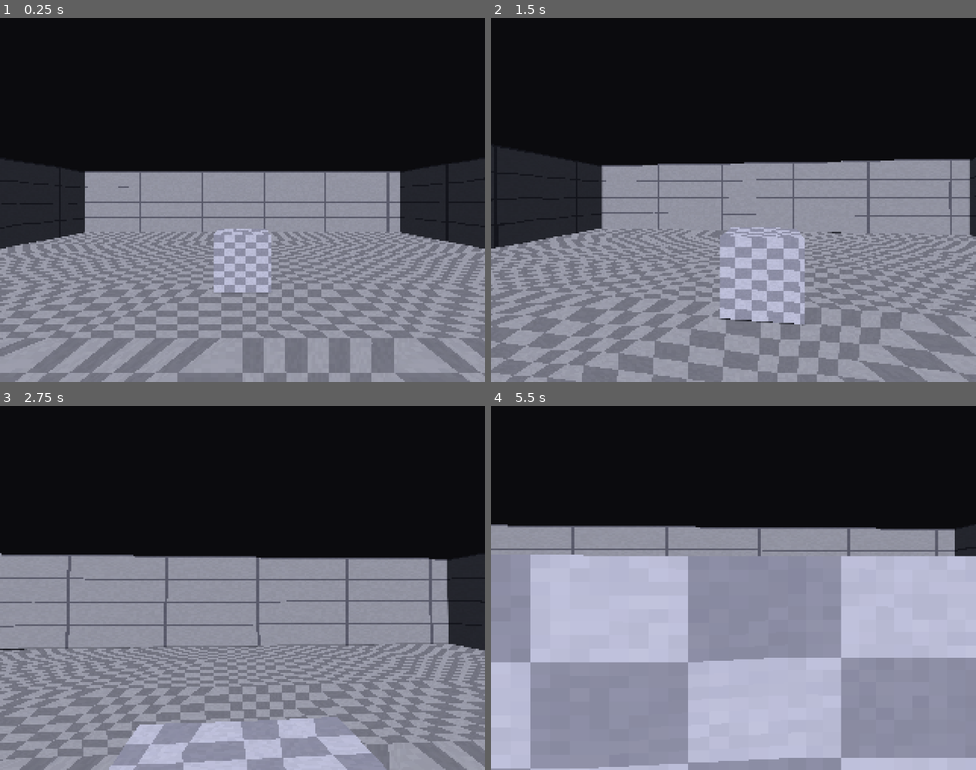
Above: before the commit, frames 1-4 (two rows, left to right).
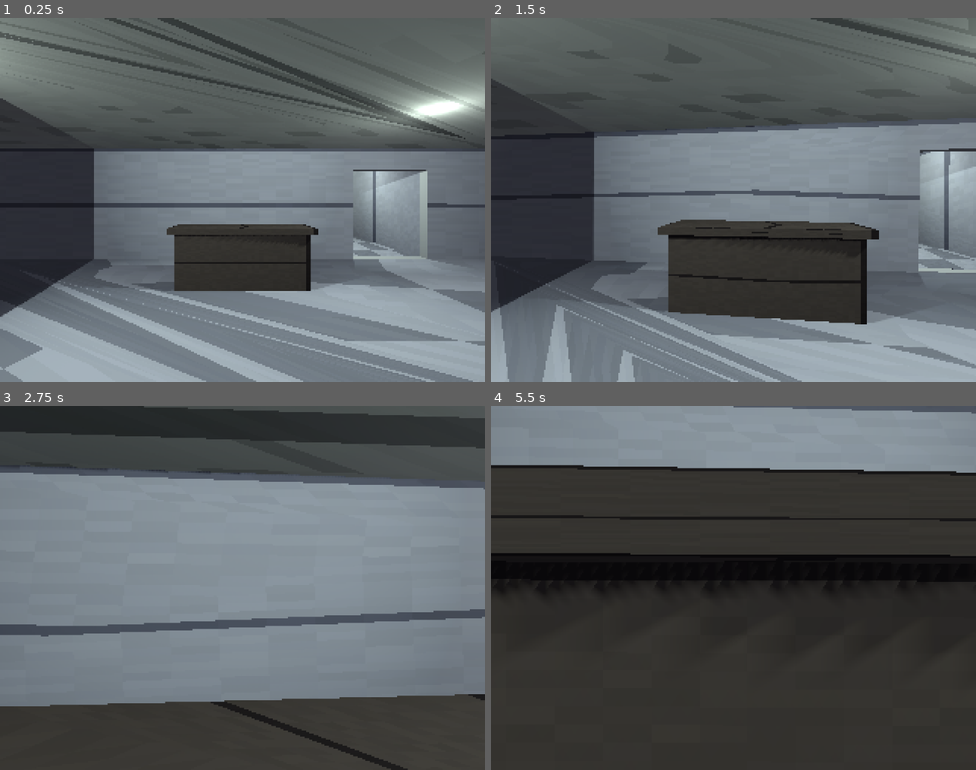
Above: after the commit, the same moments.

Repository: binRick/vacancy
Game: Godot game, scene res://scenes/Main.tscn
Two runs of this game, one before a commit and one after it. Both use one fixed random seed, a clock stepped at 60 frames per second and the inputs below.
Inputs (mouse positions are in pixels of both pictures, inside the frame that each line leads up to):
- Up to frame 1 (0.25 s): no input
- Up to frame 2 (1.5 s): tap Enter at 0.5 s; move the mouse to (757, 200) at 0.52 s; hold Ctrl (crouch) 0.53-1.28 s; hold W (move_forward) from 0.53 s (still down); move the mouse to (709, 200) at 1.27 s; tap E (interact) at 1.35 s
- Up to frame 3 (2.75 s): keep holding W (move_forward); move the mouse to (252, 580) at 2.02 s; hold Shift (walk_slow) from 2.03 s (still down)
- Up to frame 4 (5.5 s): keep holding W (move_forward); move the mouse to (728, 595) at 2.77 s; release Shift (walk_slow) at 2.78 s; tap Ctrl (crouch) at 2.85 s; move the mouse to (767, 591) at 3.52 s; hold E (interact) 3.53-4.28 s; tap Space at 4.25 s; move the mouse to (694, 584) at 4.27 s; tap Shift (walk_slow) at 4.35 s; tap Enter at 5 s; move the mouse to (738, 588) at 5.02 s; hold Ctrl (crouch) from 5.03 s (still down)

The runs differ from the first frame. In frame 1, 76% of the frame differs, in the area x 0-100%, y 0-100%; in frame 2, 76%; in frame 3, 75%; in frame 4, 98%.

Commit message:
Step 4: greybox Floor_Lobby with doors and elevator
- floors/FloorBase.tscn: reusable floor template (SpawnPoint/Geometry/
  Props/Lights contract for the floor_manager later)
- floors/Floor_Lobby.tscn: CSG greybox — lobby (reception desk, pillars,
  locked double-door entrance), corridor, office, storage room, all with
  ceilings; doorways cut via CSG subtraction; fluorescent omni lighting
- props/Door.tscn: hinged panel (AnimatableBody3D, ready to swing in step 5)
- props/Elevator.tscn: cab, sliding double doors, call panel, cab light
- New ceiling-tile texture in gen_textures.gd
- main.gd --pose=x,z,yaw dev flag to position the player for screenshots
- Main.tscn now boots into Floor_Lobby; interior lighting replaces the sun

Co-Authored-By: Claude Fable 5 <noreply@anthropic.com>

Diff:
--- a/scenes/Main.tscn
+++ b/scenes/Main.tscn
@@ -1,72 +1,15 @@
-[gd_scene load_steps=18 format=3]
+[gd_scene load_steps=5 format=3]
 
 [ext_resource type="Script" path="res://scripts/main.gd" id="1_main"]
 [ext_resource type="PackedScene" path="res://scenes/Player.tscn" id="2_player"]
-[ext_resource type="Shader" path="res://shaders/psx_vertex_snap.gdshader" id="3_psx"]
-[ext_resource type="Texture2D" path="res://assets/checker.png" id="4_checker"]
-[ext_resource type="Texture2D" path="res://assets/panel.png" id="5_panel"]
+[ext_resource type="PackedScene" path="res://scenes/floors/Floor_Lobby.tscn" id="3_lobby"]
 
 [sub_resource type="Environment" id="Environment_main"]
 background_mode = 1
-background_color = Color(0.043, 0.043, 0.055, 1)
+background_color = Color(0.02, 0.02, 0.025, 1)
 ambient_light_source = 2
 ambient_light_color = Color(0.6, 0.62, 0.68, 1)
-ambient_light_energy = 0.25
-
-[sub_resource type="ShaderMaterial" id="Material_floor"]
-shader = ExtResource("3_psx")
-shader_parameter/albedo_color = Color(1, 1, 1, 1)
-shader_parameter/albedo_texture = ExtResource("4_checker")
-shader_parameter/uv_scale = Vector2(10, 10)
-shader_parameter/snap_resolution = Vector2(320, 240)
-shader_parameter/affine = 1.0
-
-[sub_resource type="ShaderMaterial" id="Material_wall"]
-shader = ExtResource("3_psx")
-shader_parameter/albedo_color = Color(1, 1, 1, 1)
-shader_parameter/albedo_texture = ExtResource("5_panel")
-shader_parameter/uv_scale = Vector2(8, 2)
-shader_parameter/snap_resolution = Vector2(320, 240)
-shader_parameter/affine = 1.0
-
-[sub_resource type="ShaderMaterial" id="Material_cube"]
-shader = ExtResource("3_psx")
-shader_parameter/albedo_color = Color(1.2, 1.2, 1.25, 1)
-shader_parameter/albedo_texture = ExtResource("4_checker")
-shader_parameter/uv_scale = Vector2(2, 2)
-shader_parameter/snap_resolution = Vector2(320, 240)
-shader_parameter/affine = 1.0
-
-[sub_resource type="BoxMesh" id="BoxMesh_cube"]
-subdivide_width = 1
-subdivide_height = 1
-subdivide_depth = 1
-
-[sub_resource type="BoxShape3D" id="BoxShape_cube"]
-
-[sub_resource type="PlaneMesh" id="PlaneMesh_floor"]
-size = Vector2(20, 20)
-subdivide_width = 9
-subdivide_depth = 9
-
-[sub_resource type="BoxShape3D" id="BoxShape_floor"]
-size = Vector3(20, 0.2, 20)
-
-[sub_resource type="BoxMesh" id="BoxMesh_wall_ns"]
-size = Vector3(16.3, 3, 0.3)
-subdivide_width = 7
-subdivide_height = 2
-
-[sub_resource type="BoxShape3D" id="BoxShape_wall_ns"]
-size = Vector3(16.3, 3, 0.3)
-
-[sub_resource type="BoxMesh" id="BoxMesh_wall_ew"]
-size = Vector3(0.3, 3, 16.3)
-subdivide_height = 2
-subdivide_depth = 7
-
-[sub_resource type="BoxShape3D" id="BoxShape_wall_ew"]
-size = Vector3(0.3, 3, 16.3)
+ambient_light_energy = 0.35
 
 [node name="Main" type="Node"]
 script = ExtResource("1_main")
@@ -80,72 +23,10 @@
 [node name="WorldEnvironment" type="WorldEnvironment" parent="SubViewport/World"]
 environment = SubResource("Environment_main")
 
-[node name="DirectionalLight3D" type="DirectionalLight3D" parent="SubViewport/World"]
-transform = Transform3D(1, 0, 0, 0, 0.707107, 0.707107, 0, -0.707107, 0.707107, 0, 6, 4)
-shadow_enabled = true
+[node name="Floor_Lobby" parent="SubViewport/World" instance=ExtResource("3_lobby")]
 
 [node name="Player" parent="SubViewport/World" instance=ExtResource("2_player")]
-transform = Transform3D(1, 0, 0, 0, 1, 0, 0, 0, 1, 0, 0.1, 5)
-
-[node name="Floor" type="StaticBody3D" parent="SubViewport/World"]
-
-[node name="Mesh" type="MeshInstance3D" parent="SubViewport/World/Floor"]
-mesh = SubResource("PlaneMesh_floor")
-surface_material_override/0 = SubResource("Material_floor")
-
-[node name="Collision" type="CollisionShape3D" parent="SubViewport/World/Floor"]
-transform = Transform3D(1, 0, 0, 0, 1, 0, 0, 0, 1, 0, -0.1, 0)
-shape = SubResource("BoxShape_floor")
-
-[node name="Cube" type="StaticBody3D" parent="SubViewport/World"]
-transform = Transform3D(1, 0, 0, 0, 1, 0, 0, 0, 1, 0, 0.5, 0)
-
-[node name="Mesh" type="MeshInstance3D" parent="SubViewport/World/Cube"]
-mesh = SubResource("BoxMesh_cube")
-surface_material_override/0 = SubResource("Material_cube")
-
-[node name="Collision" type="CollisionShape3D" parent="SubViewport/World/Cube"]
-shape = SubResource("BoxShape_cube")
-
-[node name="WallN" type="StaticBody3D" parent="SubViewport/World"]
-transform = Transform3D(1, 0, 0, 0, 1, 0, 0, 0, 1, 0, 1.5, -8)
-
-[node name="Mesh" type="MeshInstance3D" parent="SubViewport/World/WallN"]
-mesh = SubResource("BoxMesh_wall_ns")
-surface_material_override/0 = SubResource("Material_wall")
-
-[node name="Collision" type="CollisionShape3D" parent="SubViewport/World/WallN"]
-shape = SubResource("BoxShape_wall_ns")
-
-[node name="WallS" type="StaticBody3D" parent="SubViewport/World"]
-transform = Transform3D(1, 0, 0, 0, 1, 0, 0, 0, 1, 0, 1.5, 8)
-
-[node name="Mesh" type="MeshInstance3D" parent="SubViewport/World/WallS"]
-mesh = SubResource("BoxMesh_wall_ns")
-surface_material_override/0 = SubResource("Material_wall")
-
-[node name="Collision" type="CollisionShape3D" parent="SubViewport/World/WallS"]
-shape = SubResource("BoxShape_wall_ns")
-
-[node name="WallE" type="StaticBody3D" parent="SubViewport/World"]
-transform = Transform3D(1, 0, 0, 0, 1, 0, 0, 0, 1, 8, 1.5, 0)
-
-[node name="Mesh" type="MeshInstance3D" parent="SubViewport/World/WallE"]
-mesh = SubResource("BoxMesh_wall_ew")
-surface_material_override/0 = SubResource("Material_wall")
-
-[node name="Collision" type="CollisionShape3D" parent="SubViewport/World/WallE"]
-shape = SubResource("BoxShape_wall_ew")
-
-[node name="WallW" type="StaticBody3D" parent="SubViewport/World"]
-transform = Transform3D(1, 0, 0, 0, 1, 0, 0, 0, 1, -8, 1.5, 0)
-
-[node name="Mesh" type="MeshInstance3D" parent="SubViewport/World/WallW"]
-mesh = SubResource("BoxMesh_wall_ew")
-surface_material_override/0 = SubResource("Material_wall")
-
-[node name="Collision" type="CollisionShape3D" parent="SubViewport/World/WallW"]
-shape = SubResource("BoxShape_wall_ew")
+transform = Transform3D(1, 0, 0, 0, 1, 0, 0, 0, 1, 0, 0.1, 3)
 
 [node name="Screen" type="TextureRect" parent="."]
 texture_filter = 1
--- /dev/null
+++ b/scenes/floors/FloorBase.tscn
@@ -0,0 +1,11 @@
+[gd_scene format=3]
+
+[node name="FloorBase" type="Node3D"]
+
+[node name="SpawnPoint" type="Marker3D" parent="."]
+
+[node name="Geometry" type="Node3D" parent="."]
+
+[node name="Props" type="Node3D" parent="."]
+
+[node name="Lights" type="Node3D" parent="."]
--- /dev/null
+++ b/scenes/floors/Floor_Lobby.tscn
@@ -0,0 +1,262 @@
+[gd_scene load_steps=12 format=3]
+
+[ext_resource type="PackedScene" path="res://scenes/floors/FloorBase.tscn" id="1_base"]
+[ext_resource type="Shader" path="res://shaders/psx_vertex_snap.gdshader" id="2_psx"]
+[ext_resource type="Texture2D" path="res://assets/checker.png" id="3_checker"]
+[ext_resource type="Texture2D" path="res://assets/panel.png" id="4_panel"]
+[ext_resource type="Texture2D" path="res://assets/ceiling.png" id="5_ceiling"]
+[ext_resource type="PackedScene" path="res://scenes/props/Door.tscn" id="6_door"]
+[ext_resource type="PackedScene" path="res://scenes/props/Elevator.tscn" id="7_elevator"]
+
+[sub_resource type="ShaderMaterial" id="Material_floor"]
+shader = ExtResource("2_psx")
+shader_parameter/albedo_color = Color(1, 1, 1, 1)
+shader_parameter/albedo_texture = ExtResource("3_checker")
+shader_parameter/uv_scale = Vector2(0.5, 0.5)
+shader_parameter/snap_resolution = Vector2(320, 240)
+shader_parameter/affine = 1.0
+
+[sub_resource type="ShaderMaterial" id="Material_wall"]
+shader = ExtResource("2_psx")
+shader_parameter/albedo_color = Color(1, 1, 1, 1)
+shader_parameter/albedo_texture = ExtResource("4_panel")
+shader_parameter/uv_scale = Vector2(0.5, 0.5)
+shader_parameter/snap_resolution = Vector2(320, 240)
+shader_parameter/affine = 1.0
+
+[sub_resource type="ShaderMaterial" id="Material_ceiling"]
+shader = ExtResource("2_psx")
+shader_parameter/albedo_color = Color(1, 1, 1, 1)
+shader_parameter/albedo_texture = ExtResource("5_ceiling")
+shader_parameter/uv_scale = Vector2(0.5, 0.5)
+shader_parameter/snap_resolution = Vector2(320, 240)
+shader_parameter/affine = 1.0
+
+[sub_resource type="ShaderMaterial" id="Material_desk"]
+shader = ExtResource("2_psx")
+shader_parameter/albedo_color = Color(0.55, 0.5, 0.45, 1)
+shader_parameter/albedo_texture = ExtResource("4_panel")
+shader_parameter/uv_scale = Vector2(0.5, 0.5)
+shader_parameter/snap_resolution = Vector2(320, 240)
+shader_parameter/affine = 1.0
+
+[node name="Floor_Lobby" instance=ExtResource("1_base")]
+
+[node name="SpawnPoint" parent="." index="0"]
+transform = Transform3D(1, 0, 0, 0, 1, 0, 0, 0, 1, 0, 0.1, 3)
+
+[node name="Lobby" type="CSGCombiner3D" parent="Geometry"]
+use_collision = true
+
+[node name="Floor" type="CSGBox3D" parent="Geometry/Lobby"]
+transform = Transform3D(1, 0, 0, 0, 1, 0, 0, 0, 1, 0, -0.15, 0)
+size = Vector3(14.6, 0.3, 8.6)
+material = SubResource("Material_floor")
+
+[node name="Ceiling" type="CSGBox3D" parent="Geometry/Lobby"]
+transform = Transform3D(1, 0, 0, 0, 1, 0, 0, 0, 1, 0, 3.15, 0)
+size = Vector3(14.6, 0.3, 8.6)
+material = SubResource("Material_ceiling")
+
+[node name="WallN" type="CSGBox3D" parent="Geometry/Lobby"]
+transform = Transform3D(1, 0, 0, 0, 1, 0, 0, 0, 1, 0, 1.5, -4.15)
+size = Vector3(14.6, 3, 0.3)
+material = SubResource("Material_wall")
+
+[node name="WallS" type="CSGBox3D" parent="Geometry/Lobby"]
+transform = Transform3D(1, 0, 0, 0, 1, 0, 0, 0, 1, 0, 1.5, 4.15)
+size = Vector3(14.6, 3, 0.3)
+material = SubResource("Material_wall")
+
+[node name="WallE" type="CSGBox3D" parent="Geometry/Lobby"]
+transform = Transform3D(1, 0, 0, 0, 1, 0, 0, 0, 1, 7.15, 1.5, 0)
+size = Vector3(0.3, 3, 8.6)
+material = SubResource("Material_wall")
+
+[node name="WallW" type="CSGBox3D" parent="Geometry/Lobby"]
+transform = Transform3D(1, 0, 0, 0, 1, 0, 0, 0, 1, -7.15, 1.5, 0)
+size = Vector3(0.3, 3, 8.6)
+material = SubResource("Material_wall")
+
+[node name="Pillar1" type="CSGBox3D" parent="Geometry/Lobby"]
+transform = Transform3D(1, 0, 0, 0, 1, 0, 0, 0, 1, -3.5, 1.5, 0)
+size = Vector3(0.5, 3, 0.5)
+material = SubResource("Material_wall")
+
+[node name="Pillar2" type="CSGBox3D" parent="Geometry/Lobby"]
+transform = Transform3D(1, 0, 0, 0, 1, 0, 0, 0, 1, 3.5, 1.5, 0)
+size = Vector3(0.5, 3, 0.5)
+material = SubResource("Material_wall")
+
+[node name="DeskBase" type="CSGBox3D" parent="Geometry/Lobby"]
+transform = Transform3D(1, 0, 0, 0, 1, 0, 0, 0, 1, 0, 0.5, -2)
+size = Vector3(2.4, 1, 0.8)
+material = SubResource("Material_desk")
+
+[node name="DeskTop" type="CSGBox3D" parent="Geometry/Lobby"]
+transform = Transform3D(1, 0, 0, 0, 1, 0, 0, 0, 1, 0, 1.05, -2)
+size = Vector3(2.6, 0.1, 1)
+material = SubResource("Material_desk")
+
+[node name="CutCorridor" type="CSGBox3D" parent="Geometry/Lobby"]
+operation = 2
+transform = Transform3D(1, 0, 0, 0, 1, 0, 0, 0, 1, 4, 1.21, -4.15)
+size = Vector3(2, 2.4, 1)
+
+[node name="CutEntrance" type="CSGBox3D" parent="Geometry/Lobby"]
+operation = 2
+transform = Transform3D(1, 0, 0, 0, 1, 0, 0, 0, 1, 0, 1.11, 4.15)
+size = Vector3(2, 2.2, 1)
+
+[node name="CutStorage" type="CSGBox3D" parent="Geometry/Lobby"]
+operation = 2
+transform = Transform3D(1, 0, 0, 0, 1, 0, 0, 0, 1, -7.15, 1.11, 0)
+size = Vector3(1, 2.2, 1)
+
+[node name="Corridor" type="CSGCombiner3D" parent="Geometry"]
+use_collision = true
+
+[node name="Floor" type="CSGBox3D" parent="Geometry/Corridor"]
+transform = Transform3D(1, 0, 0, 0, 1, 0, 0, 0, 1, 4, -0.15, -8.3)
+size = Vector3(2.6, 0.3, 8)
+material = SubResource("Material_floor")
+
+[node name="Ceiling" type="CSGBox3D" parent="Geometry/Corridor"]
+transform = Transform3D(1, 0, 0, 0, 1, 0, 0, 0, 1, 4, 3.15, -8.3)
+size = Vector3(2.6, 0.3, 8)
+material = SubResource("Material_ceiling")
+
+[node name="WallW" type="CSGBox3D" parent="Geometry/Corridor"]
+transform = Transform3D(1, 0, 0, 0, 1, 0, 0, 0, 1, 2.85, 1.5, -8.3)
+size = Vector3(0.3, 3, 8)
+material = SubResource("Material_wall")
+
+[node name="WallE" type="CSGBox3D" parent="Geometry/Corridor"]
+transform = Transform3D(1, 0, 0, 0, 1, 0, 0, 0, 1, 5.15, 1.5, -8.3)
+size = Vector3(0.3, 3, 8)
+material = SubResource("Material_wall")
+
+[node name="WallEnd" type="CSGBox3D" parent="Geometry/Corridor"]
+transform = Transform3D(1, 0, 0, 0, 1, 0, 0, 0, 1, 4, 1.5, -12.45)
+size = Vector3(3.2, 3, 0.3)
+material = SubResource("Material_wall")
+
+[node name="CutOffice" type="CSGBox3D" parent="Geometry/Corridor"]
+operation = 2
+transform = Transform3D(1, 0, 0, 0, 1, 0, 0, 0, 1, 2.85, 1.11, -8)
+size = Vector3(0.8, 2.2, 1)
+
+[node name="CutElevator" type="CSGBox3D" parent="Geometry/Corridor"]
+operation = 2
+transform = Transform3D(1, 0, 0, 0, 1, 0, 0, 0, 1, 4, 1.21, -12.45)
+size = Vector3(1.4, 2.4, 0.8)
+
+[node name="Office" type="CSGCombiner3D" parent="Geometry"]
+use_collision = true
+
+[node name="Floor" type="CSGBox3D" parent="Geometry/Office"]
+transform = Transform3D(1, 0, 0, 0, 1, 0, 0, 0, 1, 0.7, -0.15, -8)
+size = Vector3(4, 0.3, 3.6)
+material = SubResource("Material_floor")
+
+[node name="Ceiling" type="CSGBox3D" parent="Geometry/Office"]
+transform = Transform3D(1, 0, 0, 0, 1, 0, 0, 0, 1, 0.7, 3.15, -8)
+size = Vector3(4, 0.3, 3.6)
+material = SubResource("Material_ceiling")
+
+[node name="WallN" type="CSGBox3D" parent="Geometry/Office"]
+transform = Transform3D(1, 0, 0, 0, 1, 0, 0, 0, 1, 0.7, 1.5, -9.65)
+size = Vector3(4, 3, 0.3)
+material = SubResource("Material_wall")
+
+[node name="WallS" type="CSGBox3D" parent="Geometry/Office"]
+transform = Transform3D(1, 0, 0, 0, 1, 0, 0, 0, 1, 0.7, 1.5, -6.35)
+size = Vector3(4, 3, 0.3)
+material = SubResource("Material_wall")
+
+[node name="WallW" type="CSGBox3D" parent="Geometry/Office"]
+transform = Transform3D(1, 0, 0, 0, 1, 0, 0, 0, 1, -1.15, 1.5, -8)
+size = Vector3(0.3, 3, 3.6)
+material = SubResource("Material_wall")
+
+[node name="Storage" type="CSGCombiner3D" parent="Geometry"]
+use_collision = true
+
+[node name="Floor" type="CSGBox3D" parent="Geometry/Storage"]
+transform = Transform3D(1, 0, 0, 0, 1, 0, 0, 0, 1, -9.05, -0.15, 0)
+size = Vector3(3.5, 0.3, 3.6)
+material = SubResource("Material_floor")
+
+[node name="Ceiling" type="CSGBox3D" parent="Geometry/Storage"]
+transform = Transform3D(1, 0, 0, 0, 1, 0, 0, 0, 1, -9.05, 3.15, 0)
+size = Vector3(3.5, 0.3, 3.6)
+material = SubResource("Material_ceiling")
+
+[node name="WallN" type="CSGBox3D" parent="Geometry/Storage"]
+transform = Transform3D(1, 0, 0, 0, 1, 0, 0, 0, 1, -9.05, 1.5, -1.65)
+size = Vector3(3.5, 3, 0.3)
+material = SubResource("Material_wall")
+
+[node name="WallS" type="CSGBox3D" parent="Geometry/Storage"]
+transform = Transform3D(1, 0, 0, 0, 1, 0, 0, 0, 1, -9.05, 1.5, 1.65)
+size = Vector3(3.5, 3, 0.3)
+material = SubResource("Material_wall")
+
+[node name="WallW" type="CSGBox3D" parent="Geometry/Storage"]
+transform = Transform3D(1, 0, 0, 0, 1, 0, 0, 0, 1, -10.65, 1.5, 0)
+size = Vector3(0.3, 3, 3.6)
+material = SubResource("Material_wall")
+
+[node name="ExitDoorL" parent="Props" instance=ExtResource("6_door")]
+transform = Transform3D(1, 0, 0, 0, 1, 0, 0, 0, 1, -0.5, 0.01, 4.15)
+
+[node name="ExitDoorR" parent="Props" instance=ExtResource("6_door")]
+transform = Transform3D(1, 0, 0, 0, 1, 0, 0, 0, 1, 0.5, 0.01, 4.15)
+
+[node name="StorageDoor" parent="Props" instance=ExtResource("6_door")]
+transform = Transform3D(0, 0, 1, 0, 1, 0, -1, 0, 0, -7.15, 0.01, 0)
+
+[node name="OfficeDoor" parent="Props" instance=ExtResource("6_door")]
+transform = Transform3D(0, 0, 1, 0, 1, 0, -1, 0, 0, 2.85, 0.01, -8)
+
+[node name="Elevator" parent="Props" instance=ExtResource("7_elevator")]
+transform = Transform3D(1, 0, 0, 0, 1, 0, 0, 0, 1, 4, 0.01, -12.45)
+
+[node name="LobbyLight1" type="OmniLight3D" parent="Lights"]
+transform = Transform3D(1, 0, 0, 0, 1, 0, 0, 0, 1, -3, 2.8, 1)
+light_color = Color(0.92, 1, 0.95, 1)
+light_energy = 1.5
+shadow_enabled = true
+omni_range = 8.0
+
+[node name="LobbyLight2" type="OmniLight3D" parent="Lights"]
+transform = Transform3D(1, 0, 0, 0, 1, 0, 0, 0, 1, 3, 2.8, -1)
+light_color = Color(0.92, 1, 0.95, 1)
+light_energy = 1.5
+shadow_enabled = true
+omni_range = 8.0
+
+[node name="CorridorLight1" type="OmniLight3D" parent="Lights"]
+transform = Transform3D(1, 0, 0, 0, 1, 0, 0, 0, 1, 4, 2.8, -6.5)
+light_color = Color(0.92, 1, 0.95, 1)
+light_energy = 1.2
+shadow_enabled = true
+omni_range = 5.0
+
+[node name="CorridorLight2" type="OmniLight3D" parent="Lights"]
+transform = Transform3D(1, 0, 0, 0, 1, 0, 0, 0, 1, 4, 2.8, -10.5)
+light_color = Color(0.92, 1, 0.95, 1)
+light_energy = 1.2
+omni_range = 5.0
+
+[node name="OfficeLight" type="OmniLight3D" parent="Lights"]
+transform = Transform3D(1, 0, 0, 0, 1, 0, 0, 0, 1, 0.7, 2.8, -8)
+light_color = Color(0.92, 1, 0.95, 1)
+light_energy = 1.0
+omni_range = 6.0
+
+[node name="StorageLight" type="OmniLight3D" parent="Lights"]
+transform = Transform3D(1, 0, 0, 0, 1, 0, 0, 0, 1, -9, 2.8, 0)
+light_color = Color(1, 0.95, 0.85, 1)
+light_energy = 0.7
+omni_range = 5.0
--- /dev/null
+++ b/scenes/props/Door.tscn
@@ -0,0 +1,33 @@
+[gd_scene load_steps=5 format=3]
+
+[ext_resource type="Shader" path="res://shaders/psx_vertex_snap.gdshader" id="1_psx"]
+[ext_resource type="Texture2D" path="res://assets/panel.png" id="2_panel"]
+
+[sub_resource type="ShaderMaterial" id="Material_door"]
+shader = ExtResource("1_psx")
+shader_parameter/albedo_color = Color(0.5, 0.42, 0.36, 1)
+shader_parameter/albedo_texture = ExtResource("2_panel")
+shader_parameter/uv_scale = Vector2(1, 1)
+shader_parameter/snap_resolution = Vector2(320, 240)
+shader_parameter/affine = 1.0
+
+[sub_resource type="BoxMesh" id="BoxMesh_panel"]
+size = Vector3(0.9, 2.1, 0.06)
+
+[sub_resource type="BoxShape3D" id="BoxShape_panel"]
+size = Vector3(0.9, 2.1, 0.06)
+
+[node name="Door" type="Node3D"]
+
+[node name="Hinge" type="Node3D" parent="."]
+transform = Transform3D(1, 0, 0, 0, 1, 0, 0, 0, 1, -0.45, 0, 0)
+
+[node name="Panel" type="AnimatableBody3D" parent="Hinge"]
+transform = Transform3D(1, 0, 0, 0, 1, 0, 0, 0, 1, 0.45, 1.05, 0)
+
+[node name="Mesh" type="MeshInstance3D" parent="Hinge/Panel"]
+mesh = SubResource("BoxMesh_panel")
+surface_material_override/0 = SubResource("Material_door")
+
+[node name="Collision" type="CollisionShape3D" parent="Hinge/Panel"]
+shape = SubResource("BoxShape_panel")
--- /dev/null
+++ b/scenes/props/Elevator.tscn
@@ -0,0 +1,88 @@
+[gd_scene load_steps=7 format=3]
+
+[ext_resource type="Shader" path="res://shaders/psx_vertex_snap.gdshader" id="1_psx"]
+[ext_resource type="Texture2D" path="res://assets/panel.png" id="2_panel"]
+
+[sub_resource type="ShaderMaterial" id="Material_cab"]
+shader = ExtResource("1_psx")
+shader_parameter/albedo_color = Color(0.42, 0.44, 0.48, 1)
+shader_parameter/albedo_texture = ExtResource("2_panel")
+shader_parameter/uv_scale = Vector2(0.5, 0.5)
+shader_parameter/snap_resolution = Vector2(320, 240)
+shader_parameter/affine = 1.0
+
+[sub_resource type="ShaderMaterial" id="Material_eldoor"]
+shader = ExtResource("1_psx")
+shader_parameter/albedo_color = Color(0.55, 0.57, 0.6, 1)
+shader_parameter/albedo_texture = ExtResource("2_panel")
+shader_parameter/uv_scale = Vector2(0.5, 0.5)
+shader_parameter/snap_resolution = Vector2(320, 240)
+shader_parameter/affine = 1.0
+
+[sub_resource type="BoxMesh" id="BoxMesh_eldoor"]
+size = Vector3(0.7, 2.3, 0.1)
+
+[sub_resource type="BoxShape3D" id="BoxShape_eldoor"]
+size = Vector3(0.7, 2.3, 0.1)
+
+[node name="Elevator" type="Node3D"]
+
+[node name="Cab" type="CSGCombiner3D" parent="."]
+use_collision = true
+
+[node name="CabFloor" type="CSGBox3D" parent="Cab"]
+transform = Transform3D(1, 0, 0, 0, 1, 0, 0, 0, 1, 0, -0.15, -1)
+size = Vector3(2, 0.3, 2.2)
+material = SubResource("Material_cab")
+
+[node name="CabCeiling" type="CSGBox3D" parent="Cab"]
+transform = Transform3D(1, 0, 0, 0, 1, 0, 0, 0, 1, 0, 2.45, -1)
+size = Vector3(2, 0.3, 2.2)
+material = SubResource("Material_cab")
+
+[node name="CabBack" type="CSGBox3D" parent="Cab"]
+transform = Transform3D(1, 0, 0, 0, 1, 0, 0, 0, 1, 0, 1.15, -2)
+size = Vector3(2, 2.6, 0.3)
+material = SubResource("Material_cab")
+
+[node name="CabLeft" type="CSGBox3D" parent="Cab"]
+transform = Transform3D(1, 0, 0, 0, 1, 0, 0, 0, 1, -1, 1.15, -1)
+size = Vector3(0.3, 2.6, 2.2)
+material = SubResource("Material_cab")
+
+[node name="CabRight" type="CSGBox3D" parent="Cab"]
+transform = Transform3D(1, 0, 0, 0, 1, 0, 0, 0, 1, 1, 1.15, -1)
+size = Vector3(0.3, 2.6, 2.2)
+material = SubResource("Material_cab")
+
+[node name="DoorL" type="AnimatableBody3D" parent="."]
+transform = Transform3D(1, 0, 0, 0, 1, 0, 0, 0, 1, -0.35, 1.15, 0.05)
+
+[node name="Mesh" type="MeshInstance3D" parent="DoorL"]
+mesh = SubResource("BoxMesh_eldoor")
+surface_material_override/0 = SubResource("Material_eldoor")
+
+[node name="Collision" type="CollisionShape3D" parent="DoorL"]
+shape = SubResource("BoxShape_eldoor")
+
+[node name="DoorR" type="AnimatableBody3D" parent="."]
+transform = Transform3D(1, 0, 0, 0, 1, 0, 0, 0, 1, 0.35, 1.15, 0.05)
+
+[node name="Mesh" type="MeshInstance3D" parent="DoorR"]
+mesh = SubResource("BoxMesh_eldoor")
+surface_material_override/0 = SubResource("Material_eldoor")
+
+[node name="Collision" type="CollisionShape3D" parent="DoorR"]
+shape = SubResource("BoxShape_eldoor")
+
+[node name="CallPanel" type="CSGBox3D" parent="."]
+transform = Transform3D(1, 0, 0, 0, 1, 0, 0, 0, 1, 0.85, 1.2, 0.21)
+size = Vector3(0.12, 0.3, 0.1)
+material = SubResource("Material_eldoor")
+use_collision = true
+
+[node name="CabLight" type="OmniLight3D" parent="."]
+transform = Transform3D(1, 0, 0, 0, 1, 0, 0, 0, 1, 0, 2.2, -0.9)
+light_color = Color(1, 0.96, 0.88, 1)
+light_energy = 1.0
+omni_range = 4.0
--- a/scripts/main.gd
+++ b/scripts/main.gd
@@ -14,6 +14,11 @@
 	for arg in OS.get_cmdline_user_args():
 		if arg.begins_with("--screenshot="):
 			_capture_and_quit(arg.trim_prefix("--screenshot="))
+		elif arg.begins_with("--pose="):  # dev: x,z,yaw_deg — place player for screenshots
+			var p := arg.trim_prefix("--pose=").split(",")
+			if p.size() == 3:
+				player.global_position = Vector3(p[0].to_float(), 0.1, p[1].to_float())
+				player.rotation_degrees.y = p[2].to_float()
 
 
 ## The 3D world lives inside a SubViewport, which gets no OS input on its own;
--- a/tools/gen_textures.gd
+++ b/tools/gen_textures.gd
@@ -10,6 +10,7 @@
 	DirAccess.make_dir_recursive_absolute("res://assets")
 	_make_checker()
 	_make_panel()
+	_make_ceiling()
 	print("textures written to res://assets/")
 	quit()
 
@@ -42,3 +43,19 @@
 			var c := seam if on_seam else fill
 			img.set_pixel(x, y, c.darkened(rng.randf_range(0.0, 0.05)))
 	img.save_png("res://assets/panel.png")
+
+
+## Drop-ceiling tiles: square grid seams with a speckled mineral-fiber fill.
+func _make_ceiling() -> void:
+	var img := Image.create(SIZE, SIZE, false, Image.FORMAT_RGB8)
+	var rng := RandomNumberGenerator.new()
+	rng.seed = 0xBEEF
+	var fill := Color(0.58, 0.58, 0.56)
+	var seam := Color(0.4, 0.4, 0.39)
+	for y in SIZE:
+		for x in SIZE:
+			var c := seam if (x % 32 == 0 or y % 32 == 0) else fill
+			if rng.randf() < 0.08:
+				c = c.darkened(0.12)
+			img.set_pixel(x, y, c.darkened(rng.randf_range(0.0, 0.04)))
+	img.save_png("res://assets/ceiling.png")
Binary file added: assets/ceiling.png
Not shown, added: assets/ceiling.png.import
